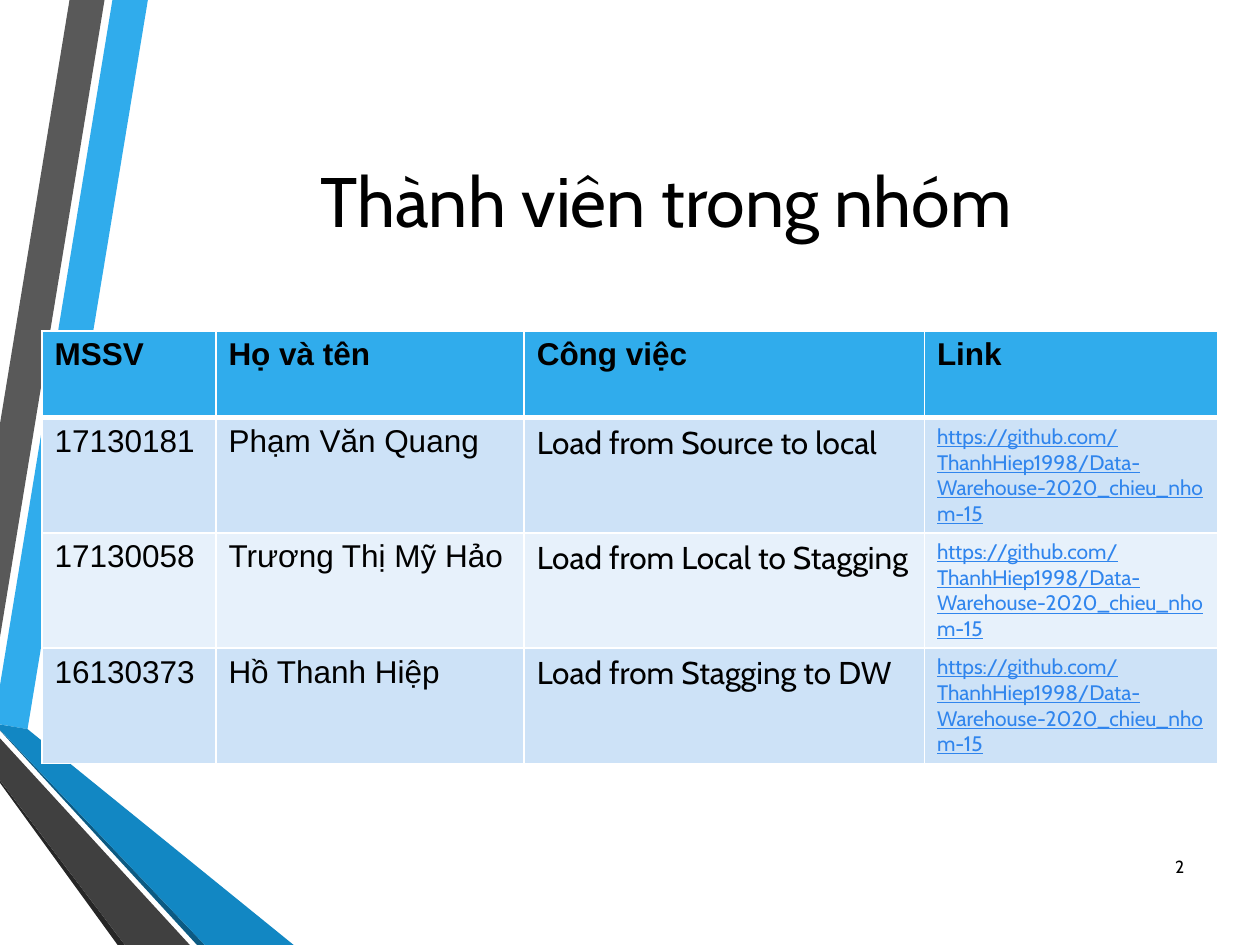
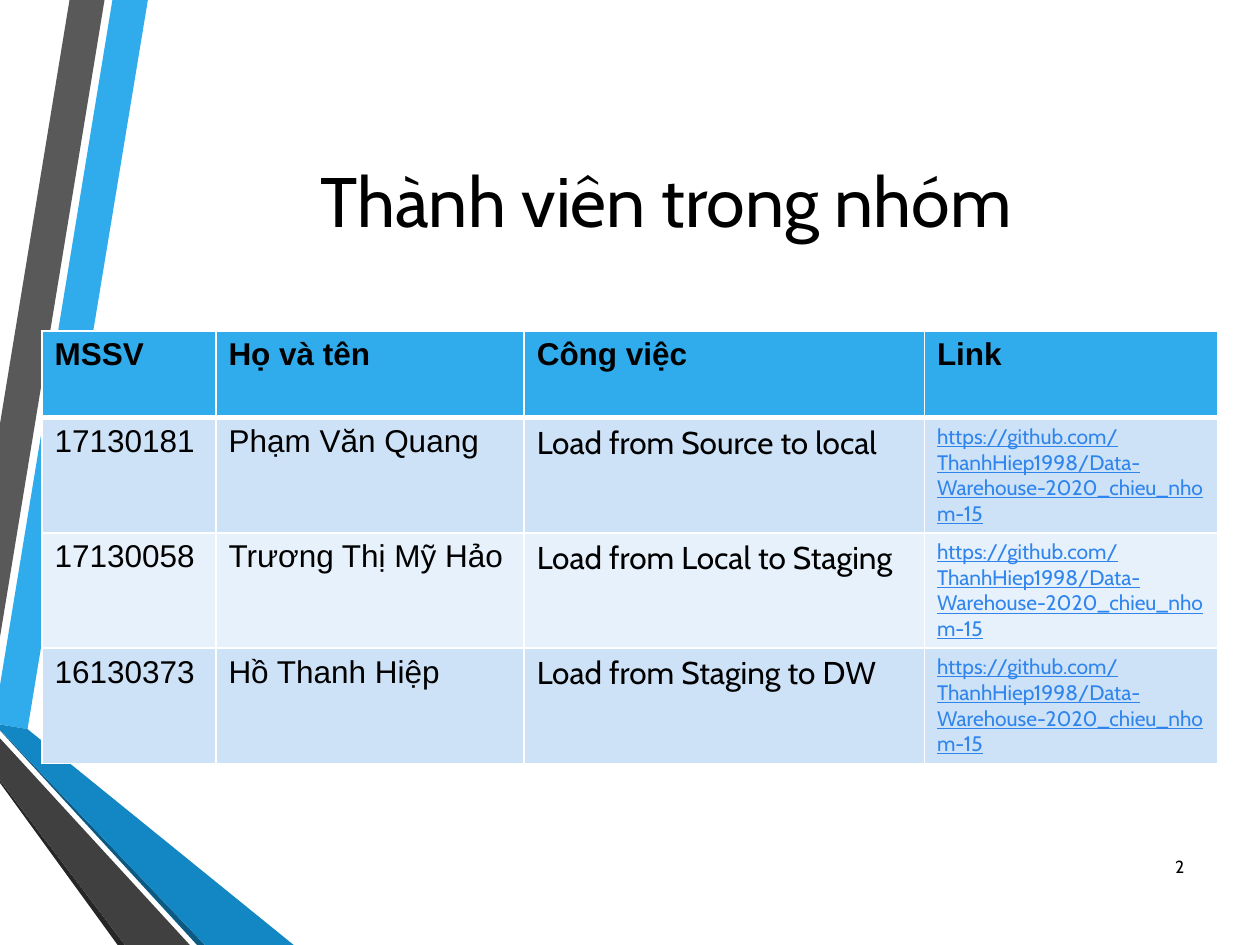
Before and after one commit to ThanhHiep1998/Data-Warehouse-2020_chieu_nhom-15, a slide deck: slide 2 of DataWarehouse_2020_chieu_nhom15.pptx. Drawn at 1260x945 pixels with LibreOffice and Linux fonts; fonts in the diff are those of the drawing; background and template pictures are left out. Boxes give left, top, right and bottom in pixels: in the first picture for what was removed or moved away, otherwise in the second. Text is boxed around its words. In the diff, an @@ line names an element or a change of style, - is before the commit and + after.

```diff
--- a/DataWarehouse_2020_chieu_nhom15.pptx
+++ b/DataWarehouse_2020_chieu_nhom15.pptx
@@ table at <box>42,331,1218,758</box> @@
-row 3, column 3: Load from Local to Stagging
+row 3, column 3: Load from Local to Staging
-row 4, column 3: Load from Stagging to DW
+row 4, column 3: Load from Staging to DW
```
